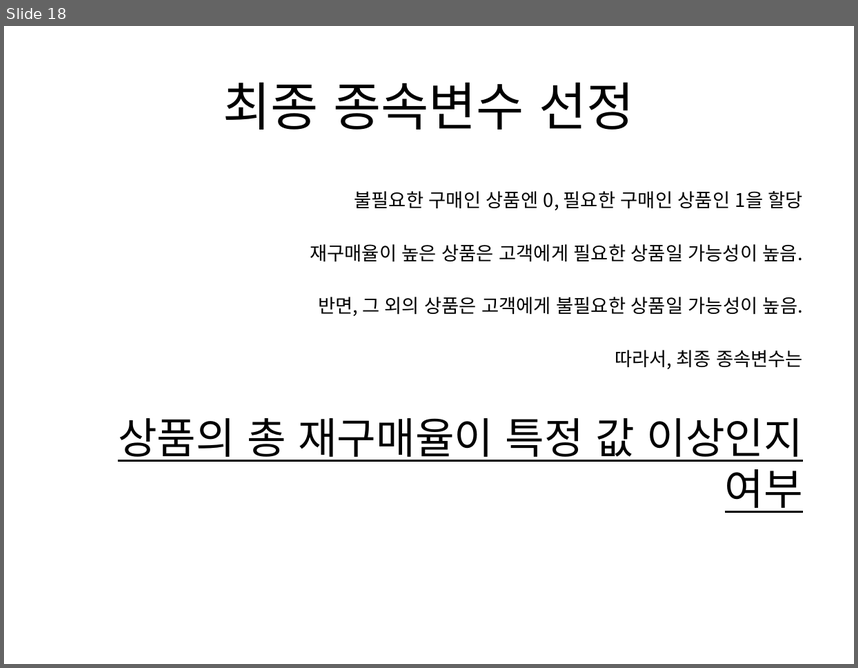
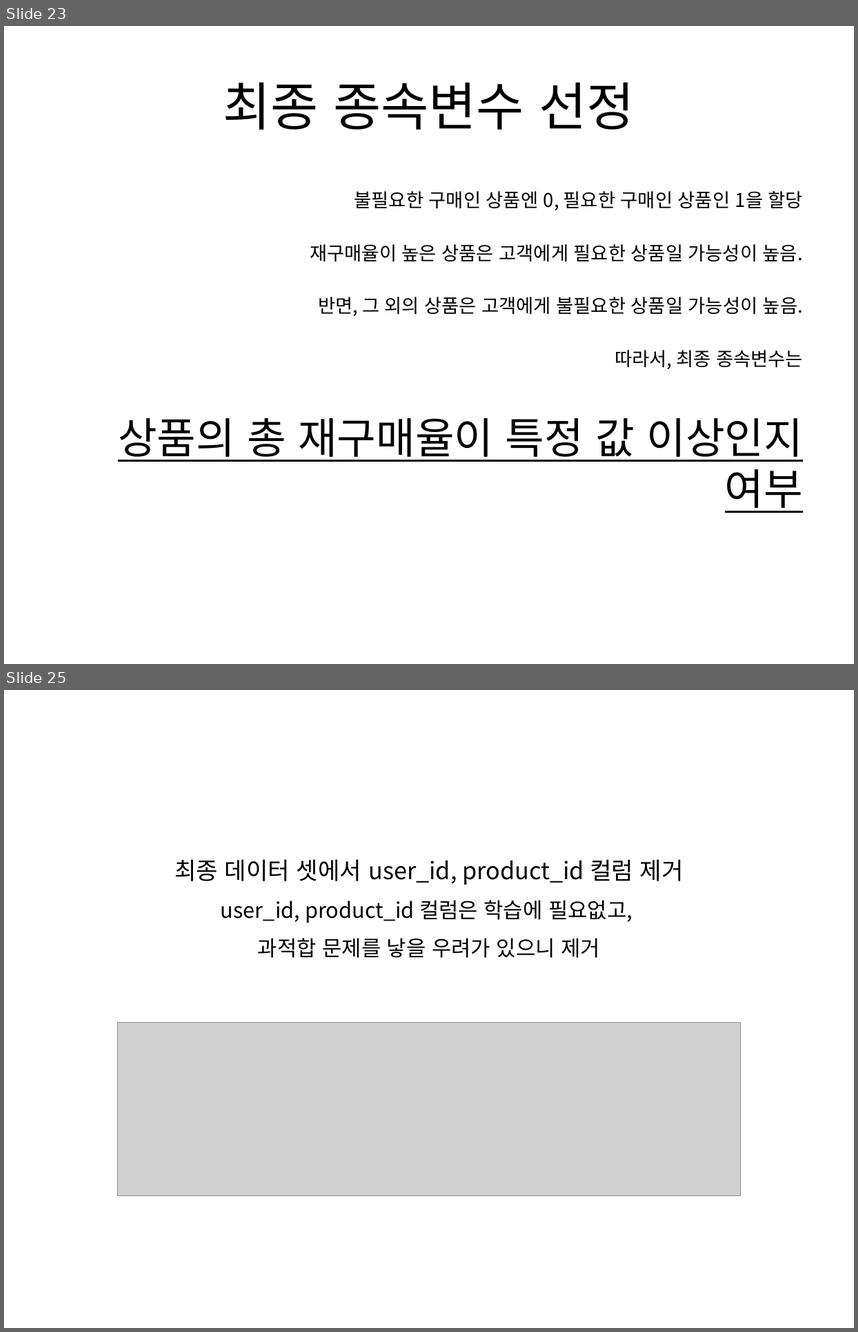
Before and after one commit to WasVelinn/1stPerSonalProjecT, a slide deck: 프레젠테이션1.pptx. Shown one above the other, each under a label of ours: slide 18 before the commit, slides 23 and 25 after it; the slides between them are not shown. The pictures are 858x668 and 858x1332 pixels, drawn with LibreOffice and Linux fonts; fonts in the diff are those of the drawing; grey boxes stand for pictures. Boxes give left, top, right and bottom in pixels: in the first picture for what was removed or moved away, otherwise in the second. Text is boxed around its words. In the diff, an @@ line names an element or a change of style, - is before the commit and + after.

```diff
--- a/프레젠테이션1.pptx
+++ b/프레젠테이션1.pptx
@@ slide 25 added at bbox=[4, 690, 854, 1328], background #FFFFFF @@
@@ text added at bbox=[174, 859, 684, 958], 18 pt, text #000000 @@
+최종 데이터 셋에서 user_id, product_id 컬럼 제거
+user_id, product_id 컬럼은 학습에 필요없고,
+과적합 문제를 낳을 우려가 있으니 제거
@@ picture added at bbox=[117, 1023, 740, 1196] @@
@@ what was slide 18 is now slide 23 @@
```
Also in this commit, not shown: 3 slides changed, 5 other slides added, 1 slide removed, 12 other files.
